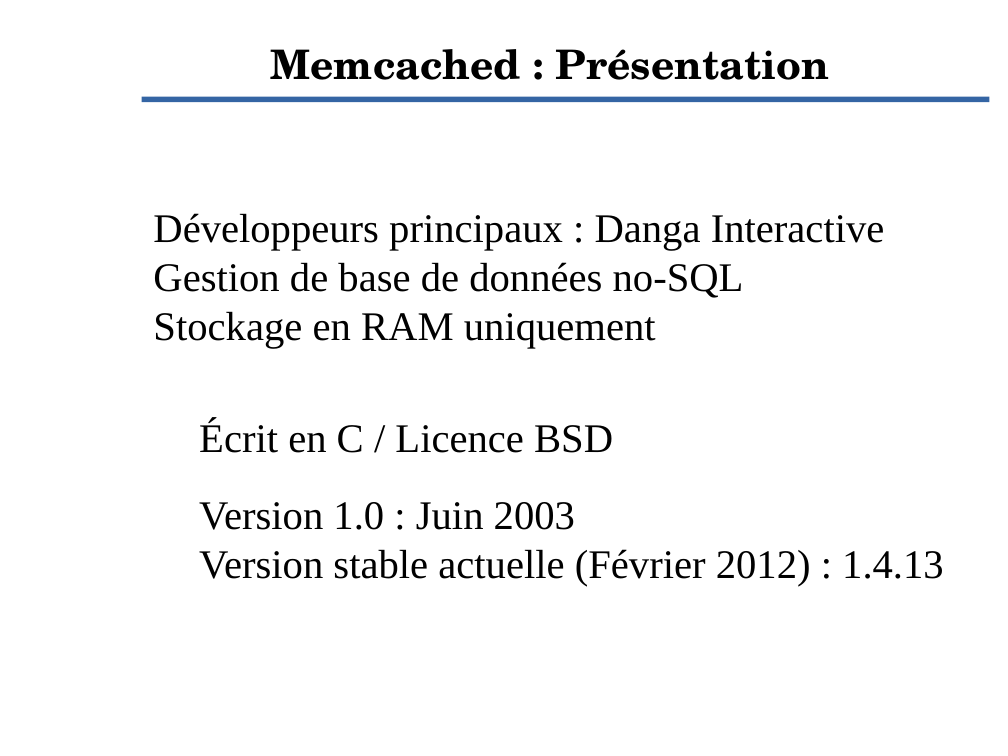
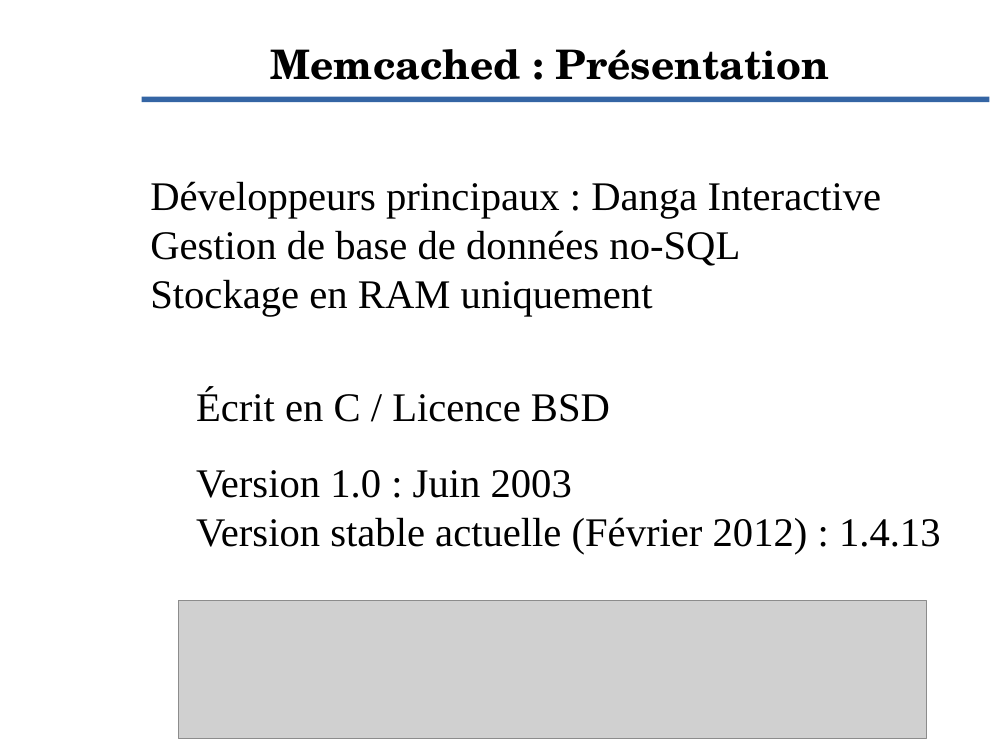
Before and after one commit to Evolix/evoformations, a slide deck: slide 2 of slides/memcached.odp. Drawn at 1008x756 pixels with LibreOffice and Linux fonts; fonts in the diff are those of the drawing; grey boxes stand for pictures; background and template pictures are left out. Boxes give left, top, right and bottom in pixels: in the first picture for what was removed or moved away, otherwise in the second. Text is boxed around its words. In the diff, an @@ line names an element or a change of style, - is before the commit and + after.

```diff
--- a/slides/memcached.odp
+++ b/slides/memcached.odp
@@ subtitle "Développeurs principaux : Danga Interactive ...": place and size @@
-subtitle "Développeurs principaux : Danga Interactive ..." at bbox=[153, 213, 944, 586]
+subtitle "Développeurs principaux : Danga Interactive ..." at bbox=[150, 181, 941, 554]
@@ picture added at bbox=[178, 601, 927, 739] @@
```
Also in this commit, not shown: 1 other slide changed, 5 other files.
